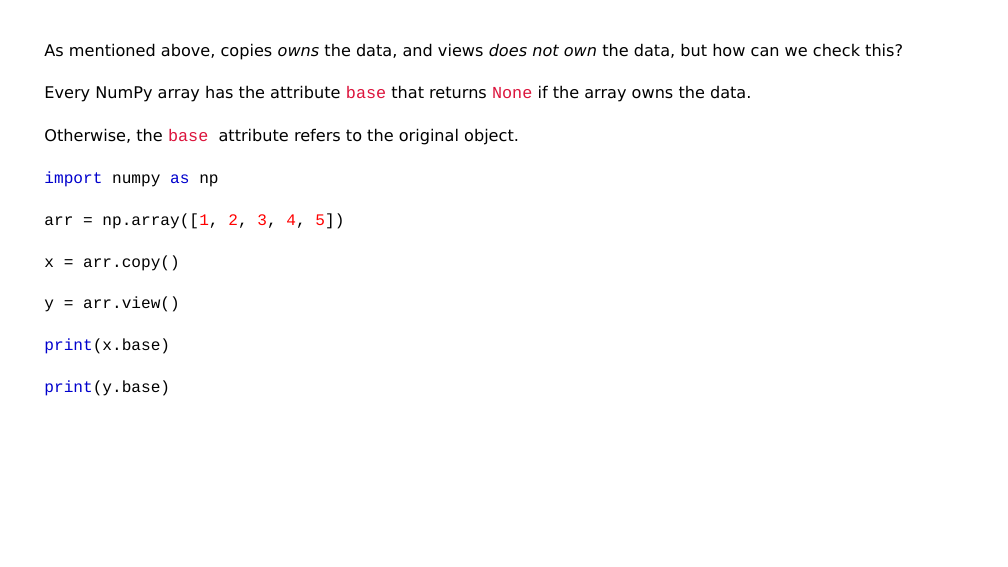
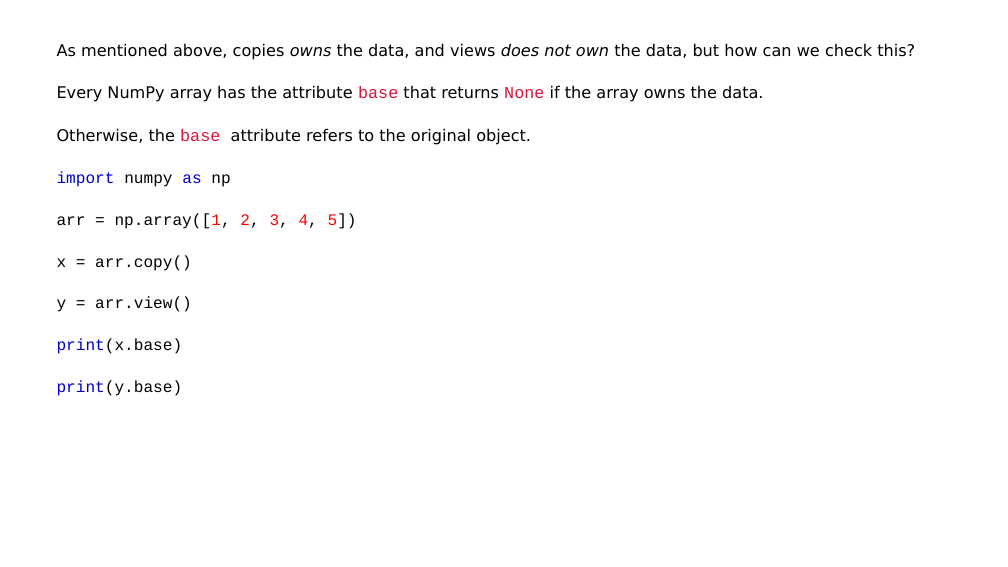
Before and after one commit to shahil04/ds_materials, a slide deck: slide 25 of python/numpy/Numpy (1).pptx. Drawn at 1008x567 pixels with LibreOffice and Linux fonts; fonts in the diff are those of the drawing. Boxes give left, top, right and bottom in pixels: in the first picture for what was removed or moved away, otherwise in the second. Text is boxed around its words. In the diff, an @@ line names an element or a change of style, - is before the commit and + after.

```diff
--- a/python/numpy/Numpy (1).pptx
+++ b/python/numpy/Numpy (1).pptx
@@ text "As mentioned above, copies owns ...": place and size @@
-text "As mentioned above, copies owns ..." at [44, 43, 903, 396]
+text "As mentioned above, copies owns ..." at [57, 43, 915, 396]
```
Also in this commit, not shown: 4 other slides changed, 2 slides added, 35 other files.
